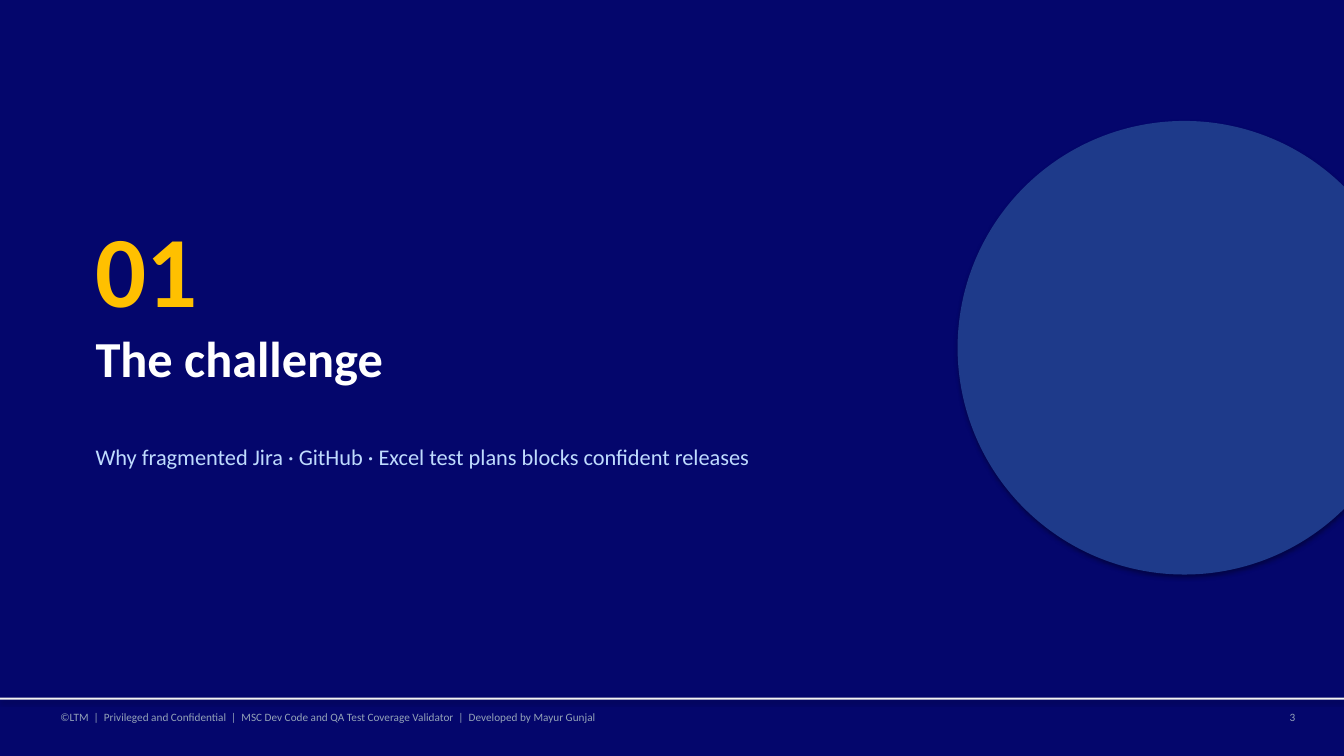
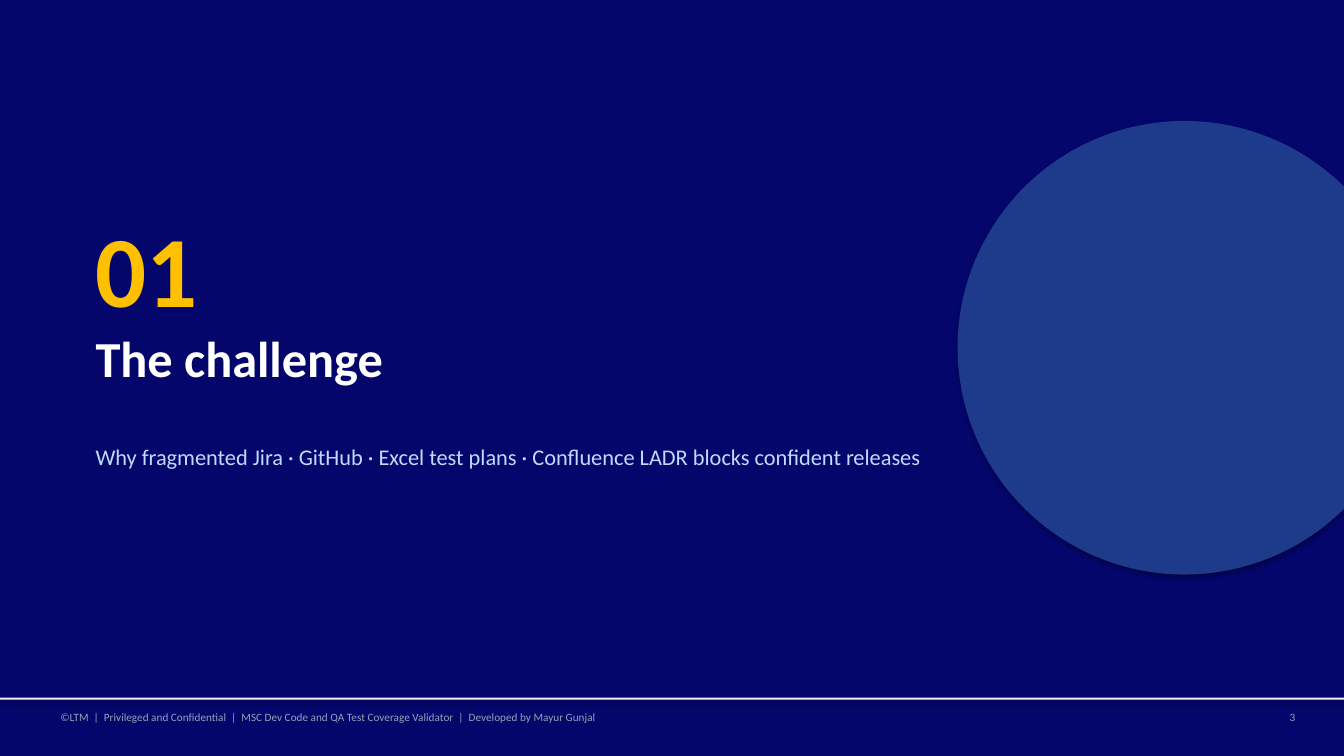
Before and after one commit to mgunjal11/pegasus-qa-agents-lab-copy, a slide deck: slide 4 of docs/MSC-Dev-Code-and-QA-Test-Coverage-Validator-Guide.pptx. Drawn at 1344x756 pixels with LibreOffice and Linux fonts; fonts in the diff are those of the drawing. Boxes give left, top, right and bottom in pixels: in the first picture for what was removed or moved away, otherwise in the second. Text is boxed around its words. In the diff, an @@ line names an element or a change of style, - is before the commit and + after.

```diff
--- a/docs/MSC-Dev-Code-and-QA-Test-Coverage-Validator-Guide.pptx
+++ b/docs/MSC-Dev-Code-and-QA-Test-Coverage-Validator-Guide.pptx
@@ text at [96,449,920,469]: text changed @@
-Why fragmented Jira · GitHub · Excel test plans blocks confident releases
+Why fragmented Jira · GitHub · Excel test plans · Confluence LADR blocks confident releases
```
Also in this commit, not shown: 3 other slides changed, 1 other file.
